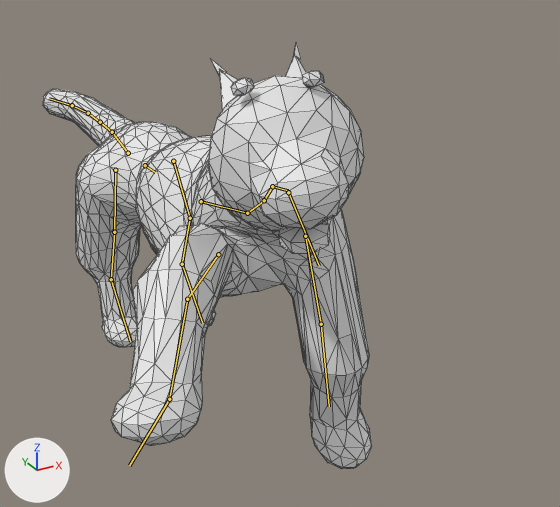
An edit to the glTF model art/kit/creatures/creature.hill_cat/creature.hill_cat.glb, drawn before and after from the same camera.
Both versions are drawn from a 50 mm lens placed at (-0.645, -1.753, 1.11), pointed at (0.223, -0.175, 0.322). The axes (+X, +Y, +Z) are drawn at lower left. The lights are the same throughout. The first picture is the older version. Both versions are drawn at frame 10 of the action 'Swipe'; the numbers are the values there. The bones that change, and the others that lie on the model, are drawn over the model as lines. Mesh edges are drawn as thin lines.

Names of what the first picture shows: 'Body'.
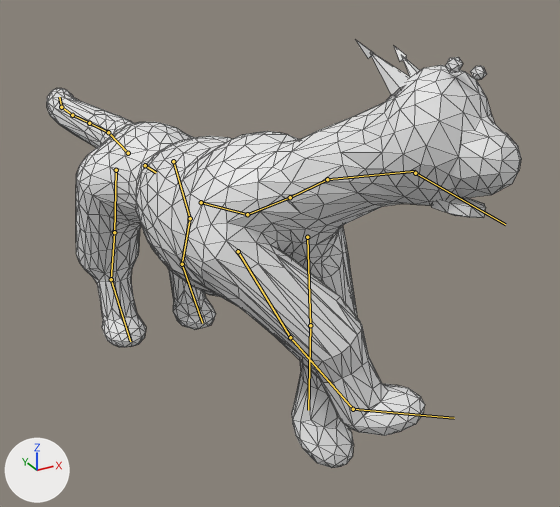
Boxes (x1, y1, x2, y2) around the edits, measured in the pictures (560 x 507 px):
'Body', posed (44% wider): before (43, 43, 372, 469); after (47, 40, 521, 468)
bone 'chest', root to tip: before (247, 213) to (263, 201); after (247, 214) to (287, 198)
bone 'neck', root to tip: before (264, 200) to (272, 186); after (290, 197) to (327, 179)
bone 'head', root to tip: before (272, 186) to (288, 190); after (327, 179) to (415, 171)
bone 'upper_arm_r', root to tip: before (218, 254) to (187, 299); after (238, 251) to (290, 337)
bone 'forearm_r', root to tip: before (187, 299) to (169, 399); after (290, 337) to (353, 409)
bone 'paw_r', root to tip: before (169, 399) to (129, 465); after (353, 409) to (454, 418)
bone 'tail_1', root to tip: before (128, 153) to (112, 132); after (128, 153) to (108, 132)
bone 'tail_2', root to tip: before (112, 132) to (100, 122); after (108, 132) to (89, 123)
bone 'tail_3', root to tip: before (100, 122) to (88, 113); after (89, 123) to (72, 115)
bone 'tail_4', root to tip: before (88, 113) to (72, 105); after (72, 115) to (61, 107)
bone 'tail_5', root to tip: before (72, 105) to (49, 98); after (61, 107) to (59, 97)

The edits, one by one:
Bone 'chest' (bone_chest) turns from (-4, 0, 10) to (-4, 0, -13) degrees about its own x, y and z.
Bone 'neck' (bone_neck) turns from (-4, 0, 5) to (-4, 0, -7) degrees about its own x, y and z.
Bone 'head' (bone_head) turns from (4, 0, 5) to (4, 0, -7) degrees about its own x, y and z.
Bone 'upper_arm_r' (bone_upper_arm_r) turns from (-97, 29, -10) to (-38, -38, -4) degrees about its own x, y and z.
Bone 'forearm_r' (bone_forearm_r) turns from (54, 0, 0) to (21, 0, 0) degrees about its own x, y and z.
Bone 'paw_r' (bone_paw_r) turns from (29, 0, 0) to (11, 0, 0) degrees about its own x, y and z.
Bone 'tail_1' (bone_tail_1) turns from (4, 0, -2) to (4, 0, 2) degrees about its own x, y and z.
Bone 'tail_2' (bone_tail_2) turns from (0, 0, -2) to (0, 0, 3) degrees about its own x, y and z.
Bone 'tail_3' (bone_tail_3) turns from (0, 0, 1) to (0, 0, 0) degrees about its own x, y and z.
Bone 'tail_4' (bone_tail_4) turns from (0, 0, 7) to (0, 0, -6) degrees about its own x, y and z.
Bone 'tail_5' (bone_tail_5) turns from (0, 0, 12) to (0, 0, -11) degrees about its own x, y and z.
